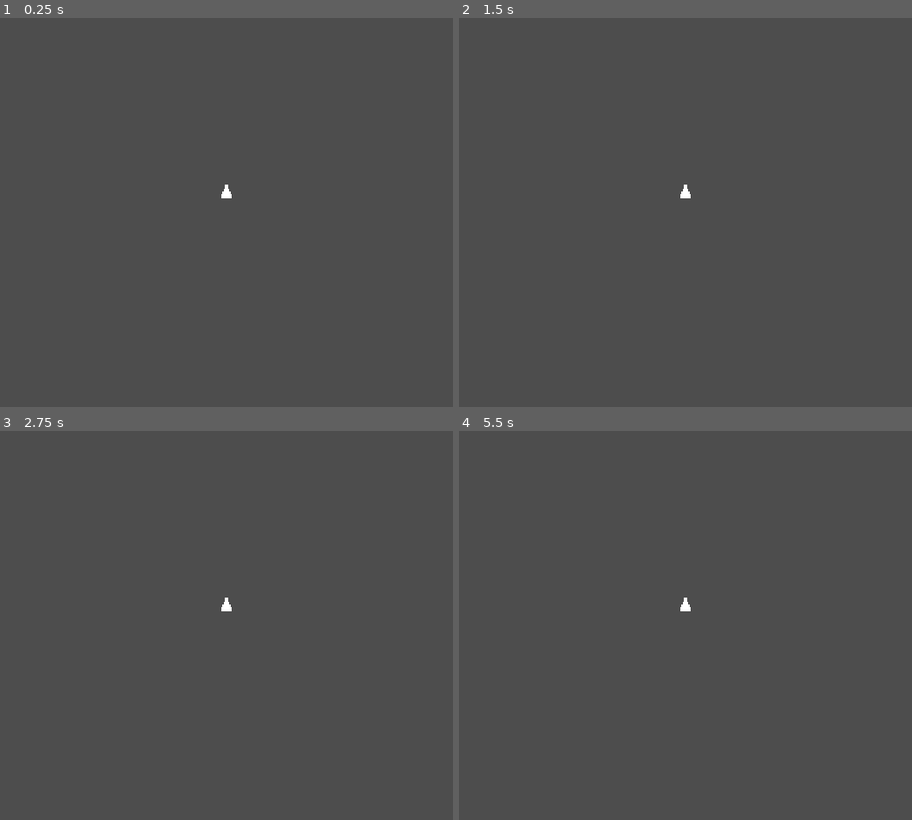
Above: before the commit, frames 1-4 (two rows, left to right).
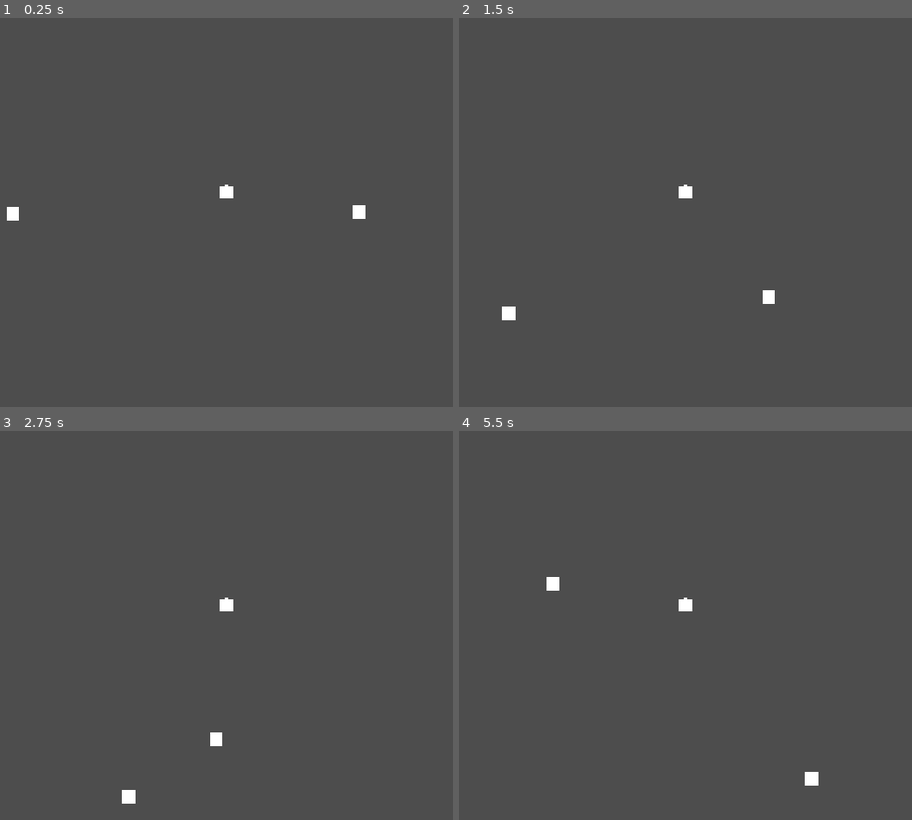
Above: after the commit, the same moments.

Repository: yushman/orebound
Game: Godot game, scene res://scenes/Run.tscn
Same seed, same stepped clock (60 frames per second), same inputs: the game is played once before the commit and once after it.
Inputs (mouse positions are in pixels of both pictures, inside the frame that each line leads up to):
- Up to frame 1 (0.25 s): no input
- Up to frame 2 (1.5 s): tap Enter at 0.5 s; move the mouse to (834, 169) at 0.52 s; hold Shift 0.53-1.25 s; click (834, 169) at 0.67 s; drag from (549, 212) to (649, 278) at 1.27 s
- Up to frame 3 (2.75 s): move the mouse to (294, 512) at 2.02 s; tap Ctrl at 2.1 s; click (294, 512) at 2.17 s
- Up to frame 4 (5.5 s): drag from (649, 691) to (481, 539) at 2.77 s; move the mouse to (889, 668) at 3.52 s; tap Alt at 3.6 s; click (889, 668) at 3.67 s; drag from (481, 539) to (581, 497) at 4.27 s; move the mouse to (721, 606) at 5.02 s; hold Shift from 5.03 s (still down); click (721, 606) at 5.17 s

The runs differ from the first frame. In frame 1, 0.2% of the frame differs, in the area x 1-81%, y 43-53%; in frame 2, 0.2%; in frame 3, 0.2%; in frame 4, 0.3%, in the area x 19-80%, y 37-92%.

Commit message:
add gravity field and orbiting bodies

Diff:
--- /dev/null
+++ b/autoload/BodyParams.gd
@@ -0,0 +1,10 @@
+class_name BodyParams
+extends Resource
+
+@export var mass: float = 1.0
+@export var p: float = 2.0
+@export var influence_radius: float = 0.0
+@export var parent: int = -1
+@export var orbit_radius: float = 0.0
+@export var angular_speed: float = 0.0
+@export var phase: float = 0.0
--- /dev/null
+++ b/autoload/FieldParams.gd
@@ -0,0 +1,7 @@
+class_name FieldParams
+extends Resource
+
+@export var k: float = 1.0
+@export var eps: float = 1.0
+@export var fade_width: float = 0.25
+@export var bodies: Array[BodyParams] = []
--- a/autoload/GravityField.gd
+++ b/autoload/GravityField.gd
@@ -1 +1,77 @@
 extends Node
+
+var tick: int = 0
+
+
+func time() -> float:
+	return tick / 60.0
+
+
+func _physics_process(_delta: float) -> void:
+	tick += 1
+
+
+func body_pos(i: int, t: float) -> Vector2:
+	var b: BodyParams = Tuning.field.bodies[i]
+	var origin := Vector2.ZERO if b.parent < 0 else body_pos(b.parent, t)
+	var a := b.phase + b.angular_speed * t
+	return origin + Vector2(cos(a), sin(a)) * b.orbit_radius
+
+
+func accel(pos: Vector2, t: float) -> Vector2:
+	var f: FieldParams = Tuning.field
+	var sum := Vector2.ZERO
+	for i in f.bodies.size():
+		var b: BodyParams = f.bodies[i]
+		var d := body_pos(i, t) - pos
+		var r := d.length()
+		if r == 0.0:
+			continue
+		sum += d / r * (f.k * b.mass / (pow(r, b.p) + f.eps)) * _fade(b, f.fade_width, r)
+	return sum
+
+
+func potential(pos: Vector2, t: float) -> float:
+	var f: FieldParams = Tuning.field
+	var sum := 0.0
+	for i in f.bodies.size():
+		var b: BodyParams = f.bodies[i]
+		var r := (pos - body_pos(i, t)).length()
+		sum += _phi_body(b, f.k * b.mass, f.fade_width, r)
+	return sum
+
+
+func _phi_raw(km: float, p: float, r: float) -> float:
+	if absf(p - 1.0) < 1e-4:
+		return km * log(r)
+	return -km * pow(r, 1.0 - p) / (p - 1.0)
+
+
+func _fade(b: BodyParams, w: float, r: float) -> float:
+	if b.influence_radius <= 0.0:
+		return 1.0
+	var x := clampf((r - b.influence_radius) / (b.influence_radius * w), 0.0, 1.0)
+	return 1.0 - x * x * (3.0 - 2.0 * x)
+
+
+func _phi_body(b: BodyParams, km: float, w: float, r: float) -> float:
+	var big_r := b.influence_radius
+	if big_r <= 0.0:
+		return _phi_raw(km, b.p, r)
+	var outer := big_r * (1.0 + w)
+	if r >= outer:
+		return 0.0
+	if r > big_r:
+		return -_fade_integral(b, km, w, r, outer)
+	return _phi_raw(km, b.p, r) - _phi_raw(km, b.p, big_r) - _fade_integral(b, km, w, big_r, outer)
+
+
+func _fade_integral(b: BodyParams, km: float, w: float, from: float, to: float) -> float:
+	const N := 32
+	var h := (to - from) / N
+	var sum := 0.0
+	for j in N + 1:
+		var x := from + h * j
+		var wt := 1.0 if j == 0 or j == N else (4.0 if j % 2 == 1 else 2.0)
+		sum += wt * km / pow(x, b.p) * _fade(b, w, x)
+	return sum * h / 3.0
--- a/autoload/Tuning.gd
+++ b/autoload/Tuning.gd
@@ -1 +1,26 @@
 extends Node
+
+var field: FieldParams = _default_field()
+
+
+func _default_field() -> FieldParams:
+	var f := FieldParams.new()
+	f.k = 1000.0
+	f.eps = 1.0
+	f.fade_width = 0.5
+	var planet := BodyParams.new()
+	planet.mass = 1000.0
+	planet.p = 1.0
+	var bodies: Array[BodyParams] = [planet]
+	for spec in [[250.0, 0.6, 0.0], [400.0, -0.4, PI]]:
+		var m := BodyParams.new()
+		m.mass = 100.0
+		m.p = 2.0
+		m.influence_radius = 80.0
+		m.parent = 0
+		m.orbit_radius = spec[0]
+		m.angular_speed = spec[1]
+		m.phase = spec[2]
+		bodies.append(m)
+	f.bodies = bodies
+	return f
--- /dev/null
+++ b/scenes/Body.gd
@@ -0,0 +1,7 @@
+extends Node2D
+
+@export var index: int = 0
+
+
+func _physics_process(_delta: float) -> void:
+	position = GravityField.body_pos(index, GravityField.time())
--- a/scenes/Body.tscn
+++ b/scenes/Body.tscn
@@ -1,3 +1,9 @@
 [gd_scene format=3]
 
+[ext_resource type="Script" path="res://scenes/Body.gd" id="1_body"]
+
 [node name="Body" type="Node2D"]
+script = ExtResource("1_body")
+
+[node name="Visual" type="Polygon2D" parent="."]
+polygon = PackedVector2Array(-12, -12, 12, -12, 12, 12, -12, 12)
--- a/scenes/Run.tscn
+++ b/scenes/Run.tscn
@@ -1,9 +1,18 @@
 [gd_scene format=3]
 
 [ext_resource type="PackedScene" path="res://scenes/Ship.tscn" id="1_ship"]
+[ext_resource type="PackedScene" path="res://scenes/Body.tscn" id="2_body"]
 
 [node name="Run" type="Node2D"]
 
 [node name="Camera2D" type="Camera2D" parent="."]
 
 [node name="Ship" parent="." instance=ExtResource("1_ship")]
+
+[node name="Planet" parent="." instance=ExtResource("2_body")]
+
+[node name="Moon1" parent="." instance=ExtResource("2_body")]
+index = 1
+
+[node name="Moon2" parent="." instance=ExtResource("2_body")]
+index = 2
--- /dev/null
+++ b/tests/test_body.gd
@@ -0,0 +1,13 @@
+extends GutTest
+
+
+func test_body_follows_field_position() -> void:
+	var body = load("res://scenes/Body.tscn").instantiate()
+	body.index = 1
+	add_child_autofree(body)
+	GravityField.tick = 90
+	body._physics_process(0.0)
+	var expected := GravityField.body_pos(1, GravityField.time())
+	assert_ne(expected, Vector2.ZERO)
+	assert_eq(body.position, expected)
+	GravityField.tick = 0
--- /dev/null
+++ b/tests/test_gravity_field.gd
@@ -0,0 +1,158 @@
+extends GutTest
+
+var _saved_field
+
+
+func before_each():
+	_saved_field = Tuning.field
+
+
+func after_each():
+	Tuning.field = _saved_field
+
+
+func _body(parent: int, orbit_radius: float, angular_speed: float, phase: float) -> BodyParams:
+	var b := BodyParams.new()
+	b.parent = parent
+	b.orbit_radius = orbit_radius
+	b.angular_speed = angular_speed
+	b.phase = phase
+	return b
+
+
+func test_moon_body_pos_follows_parent_orbit():
+	var f := FieldParams.new()
+	f.bodies = [_body(-1, 0.0, 0.0, 0.0), _body(0, 300.0, 0.5, 1.0), _body(1, 50.0, 2.0, 0.3)]
+	Tuning.field = f
+	var t := 3.7
+	var a1 := 1.0 + 0.5 * t
+	var p1 := Vector2(cos(a1), sin(a1)) * 300.0
+	var a2 := 0.3 + 2.0 * t
+	var p2 := p1 + Vector2(cos(a2), sin(a2)) * 50.0
+	assert_eq(GravityField.body_pos(0, t), Vector2.ZERO)
+	assert_almost_eq(GravityField.body_pos(1, t), p1, Vector2(1e-3, 1e-3))
+	assert_almost_eq(GravityField.body_pos(2, t), p2, Vector2(1e-3, 1e-3))
+
+
+func test_time_advances_one_sixtieth_per_tick():
+	var start: int = GravityField.tick
+	GravityField._physics_process(0.5)
+	GravityField._physics_process(0.001)
+	assert_eq(GravityField.tick, start + 2)
+	assert_almost_eq(GravityField.time(), (start + 2) / 60.0, 1e-9)
+
+
+func test_default_field_has_planet_and_two_moons():
+	var f: FieldParams = _saved_field
+	assert_not_null(f)
+	assert_gt(f.fade_width, 0.0)
+	assert_eq(f.bodies.size(), 3)
+	var planet := f.bodies[0]
+	assert_eq(planet.p, 1.0)
+	assert_eq(planet.parent, -1)
+	assert_eq(planet.orbit_radius, 0.0)
+	assert_eq(planet.influence_radius, 0.0)
+	for i in [1, 2]:
+		var m := f.bodies[i]
+		assert_eq(m.p, 2.0)
+		assert_eq(m.parent, 0)
+		assert_between(m.orbit_radius, 100.0, 600.0)
+		assert_gt(m.influence_radius, 0.0)
+
+
+func _field(bodies: Array, k := 2.0, eps := 0.001, fade := 0.5) -> FieldParams:
+	var f := FieldParams.new()
+	f.k = k
+	f.eps = eps
+	f.fade_width = fade
+	var arr: Array[BodyParams] = []
+	for b in bodies:
+		arr.append(b)
+	f.bodies = arr
+	return f
+
+
+func _static_body(mass: float, p: float, at := Vector2.ZERO, influence := 0.0) -> BodyParams:
+	var b := _body(-1, 0.0, 0.0, 0.0)
+	b.mass = mass
+	b.p = p
+	b.influence_radius = influence
+	return b
+
+
+func _fd_grad(pos: Vector2, t: float) -> Vector2:
+	var h := 0.01
+	return Vector2(
+		(GravityField.potential(pos + Vector2(h, 0), t) - GravityField.potential(pos - Vector2(h, 0), t)) / (2 * h),
+		(GravityField.potential(pos + Vector2(0, h), t) - GravityField.potential(pos - Vector2(0, h), t)) / (2 * h))
+
+
+func test_minus_grad_potential_matches_accel_for_p_values():
+	for p in [2.0, 1.0, 1.5]:
+		Tuning.field = _field([_static_body(3.0, p)])
+		for pos in [Vector2(5, 0), Vector2(3, 4), Vector2(-7, 2)]:
+			var a: Vector2 = GravityField.accel(pos, 0.0)
+			var g := -_fd_grad(pos, 0.0)
+			assert_almost_eq(a, g, Vector2(1e-3, 1e-3), "p=%s pos=%s" % [p, pos])
+
+
+func test_accel_points_toward_body_with_magnitude_kM_over_r_p():
+	Tuning.field = _field([_static_body(3.0, 2.0)], 2.0, 0.0)
+	var a: Vector2 = GravityField.accel(Vector2(4, 0), 0.0)
+	assert_almost_eq(a, Vector2(-6.0 / 16.0, 0), Vector2(1e-6, 1e-6))
+
+
+func test_mixed_p_sums_per_body_contributions():
+	var b1 := _static_body(3.0, 1.0)
+	var b2 := _body(0, 10.0, 0.0, 0.0)
+	b2.mass = 2.0
+	b2.p = 2.0
+	Tuning.field = _field([b1, b2], 2.0, 0.0)
+	var pos := Vector2(0, 5)
+	var a1 := Vector2(0, -1) * (2.0 * 3.0 / 5.0)
+	var d := Vector2(10, 0) - pos
+	var a2 := d.normalized() * (2.0 * 2.0 / d.length_squared())
+	assert_almost_eq(GravityField.accel(pos, 0.0), a1 + a2, Vector2(1e-5, 1e-5))
+	var phi := 2.0 * 3.0 * log(5.0) - 2.0 * 2.0 / d.length()
+	assert_almost_eq(GravityField.potential(pos, 0.0), phi, 1e-5)
+
+
+func test_same_inputs_same_outputs():
+	Tuning.field = _field([_static_body(3.0, 1.5)])
+	var pos := Vector2(6, 1)
+	assert_eq(GravityField.accel(pos, 1.3), GravityField.accel(pos, 1.3))
+	assert_eq(GravityField.potential(pos, 1.3), GravityField.potential(pos, 1.3))
+
+
+func _moon_field(p := 2.0) -> void:
+	Tuning.field = _field([_static_body(3.0, p, Vector2.ZERO, 10.0)], 2.0, 0.001, 0.5)
+
+
+func test_moon_contribution_is_zero_beyond_fade_zone():
+	_moon_field()
+	for r in [15.0, 15.5, 40.0]:
+		assert_eq(GravityField.accel(Vector2(r, 0), 0.0), Vector2.ZERO)
+		assert_eq(GravityField.potential(Vector2(r, 0), 0.0), 0.0)
+
+
+func test_moon_accel_and_potential_continuous_at_boundaries():
+	_moon_field()
+	for r in [10.0, 15.0]:
+		var e := 1e-4
+		var a_in: Vector2 = GravityField.accel(Vector2(r - e, 0), 0.0)
+		var a_out: Vector2 = GravityField.accel(Vector2(r + e, 0), 0.0)
+		assert_almost_eq(a_in, a_out, Vector2(1e-3, 1e-3), "accel r=%s" % r)
+		assert_almost_eq(GravityField.potential(Vector2(r - e, 0), 0.0), GravityField.potential(Vector2(r + e, 0), 0.0), 1e-3, "phi r=%s" % r)
+
+
+func test_moon_fade_zone_gradient_matches_accel():
+	for p in [2.0, 1.0, 1.5]:
+		_moon_field(p)
+		for pos in [Vector2(5, 0), Vector2(11, 0), Vector2(0, 12.5), Vector2(10.6, 10.6), Vector2(14, 0)]:
+			var a: Vector2 = GravityField.accel(pos, 0.0)
+			assert_almost_eq(a, -_fd_grad(pos, 0.0), Vector2(1e-3, 1e-3), "p=%s pos=%s" % [p, pos])
+
+
+func test_unlimited_body_has_no_fade():
+	Tuning.field = _field([_static_body(3.0, 2.0)], 2.0, 0.0)
+	assert_ne(GravityField.accel(Vector2(1000, 0), 0.0), Vector2.ZERO)
--- a/tests/test_run_scene.gd
+++ b/tests/test_run_scene.gd
@@ -17,3 +17,14 @@
 	var cs = ship.find_children("*", "CollisionShape2D", false, false)
 	assert_eq(cs.size(), 1)
 	assert_true(cs[0].shape is CircleShape2D)
+
+
+func test_run_has_planet_and_two_moons():
+	var run = load("res://scenes/Run.tscn").instantiate()
+	add_child_autofree(run)
+	var indices := []
+	for c in run.get_children():
+		if c.scene_file_path == "res://scenes/Body.tscn":
+			indices.append(c.index)
+	indices.sort()
+	assert_eq(indices, [0, 1, 2])
--- a/tests/test_stubs.gd
+++ b/tests/test_stubs.gd
@@ -19,7 +19,7 @@
 	assert_eq(shader.code.strip_edges(), "shader_type canvas_item;")
 
 func test_stub_scenes_and_shaders() -> void:
-	for p in ["res://scenes/Body.tscn", "res://scenes/Carrier.tscn", "res://scenes/Field.tscn"]:
+	for p in ["res://scenes/Carrier.tscn", "res://scenes/Field.tscn"]:
 		_single_root(p, "Node2D")
 	for p in ["res://ui/HUD.tscn", "res://ui/TuningPanel.tscn"]:
 		_single_root(p, "Control")
Not shown, added: autoload/BodyParams.gd.uid
Not shown, added: autoload/FieldParams.gd.uid
Not shown, added: scenes/Body.gd.uid
Not shown, added: tests/test_body.gd.uid
Not shown, added: tests/test_gravity_field.gd.uid
Not shown, changed: autoload/CLAUDE.md
Not shown, changed: scenes/CLAUDE.md
Not shown, changed: tests/CLAUDE.md
